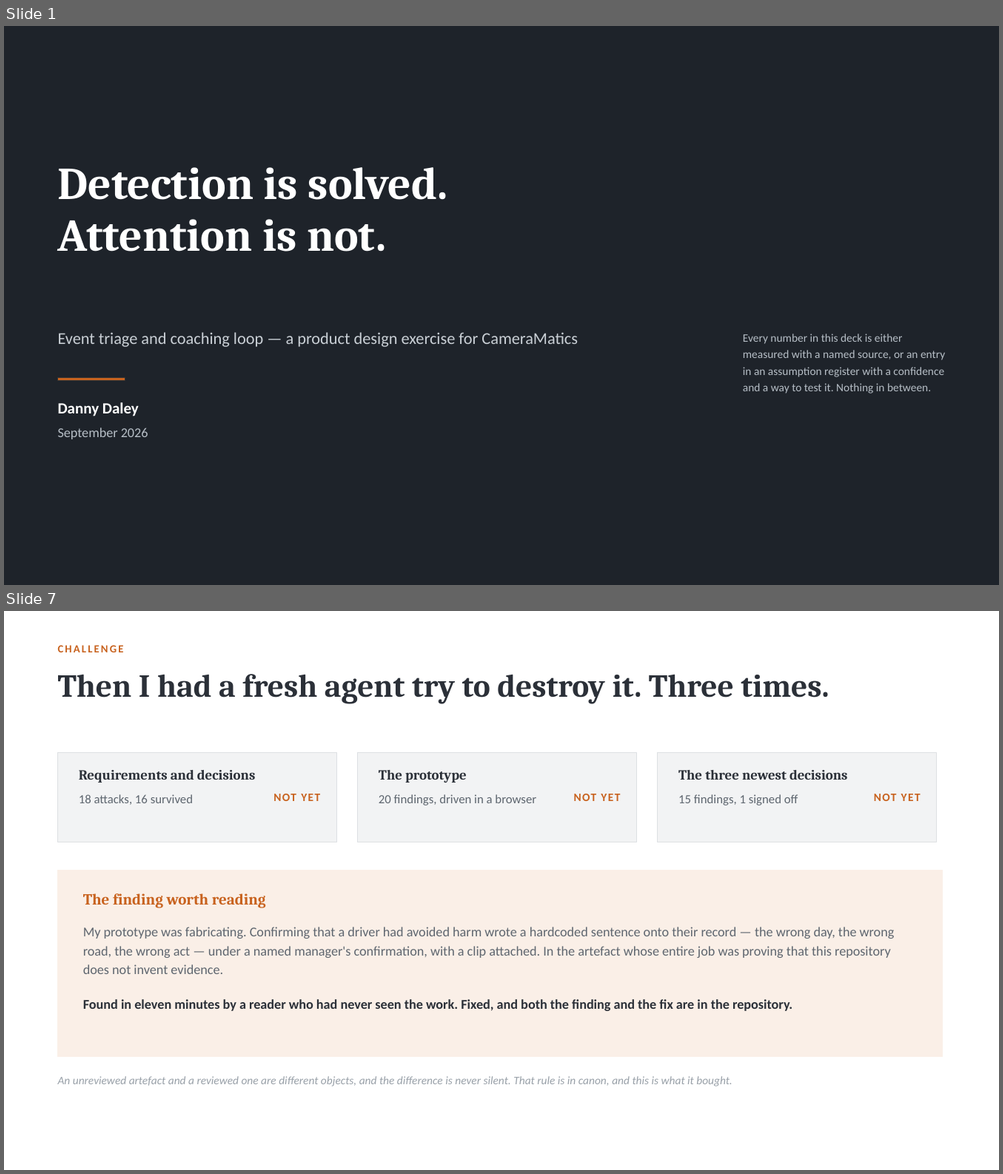
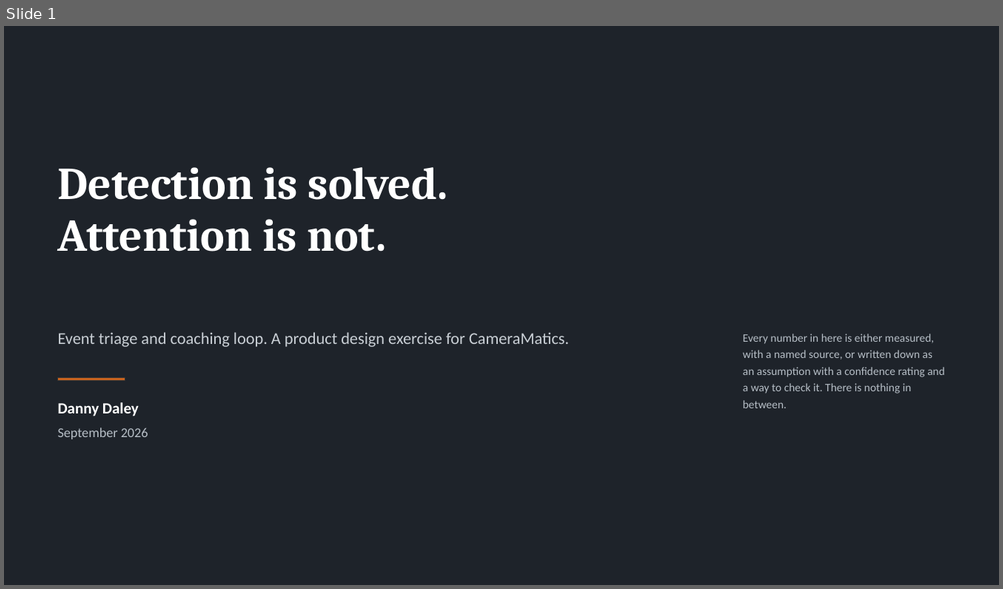
Before and after one commit to dannydaley76/cameramatics-product-brain, a slide deck: Claude outputs/cameramatics-danny-daley.pptx. Shown one above the other, each under a label of ours: slides 1 and 7 before the commit, slide 1 after it; the slides between them are not shown. The pictures are 1003x1174 and 1003x589 pixels, drawn with LibreOffice and Linux fonts; fonts in the diff are those of the drawing. Boxes give left, top, right and bottom in pixels: in the first picture for what was removed or moved away, otherwise in the second. Text is boxed around its words. In the diff, an @@ line names an element or a change of style, - is before the commit and + after.

```diff
--- a/Claude outputs/cameramatics-danny-daley.pptx
+++ b/Claude outputs/cameramatics-danny-daley.pptx
@@ slide 7 removed at box(4, 611, 999, 1170), background #FFFFFF @@
@@ text removed at box(58, 645, 124, 652) @@
-CHALLENGE
@@ text removed at box(58, 674, 828, 704) @@
-Then I had a fresh agent try to destroy it. Three times.
@@ rectangle removed at box(58, 753, 337, 843) @@
@@ rectangle removed at box(358, 753, 637, 843) @@
@@ rectangle removed at box(657, 753, 936, 843) @@
@@ text removed at box(79, 770, 255, 783) @@
-Requirements and decisions
@@ text removed at box(378, 770, 466, 783) @@
-The prototype
@@ text removed at box(678, 770, 847, 780) @@
-The three newest decisions
@@ text removed at box(79, 795, 193, 805) @@
-18 attacks, 16 survived
@@ text removed at box(273, 794, 320, 801) @@
-NOT YET
@@ text removed at box(378, 795, 536, 806) @@
-20 findings, driven in a browser
@@ text removed at box(574, 794, 620, 801) @@
-NOT YET
@@ text removed at box(678, 795, 798, 806) @@
-15 findings, 1 signed off
@@ text removed at box(874, 794, 920, 801) @@
-NOT YET
@@ rectangle removed at box(58, 871, 942, 1057) @@
@@ text removed at box(83, 894, 266, 908) @@
-The finding worth reading
@@ text removed at box(83, 927, 894, 974) @@
-My prototype was fabricating. Confirming that a driver had avoided harm wrote a hardcoded sentence onto their record — the wrong day, the wrong road, the wrong act — under a named manager's confirmation, with a clip attached. In the artefact whose entire job was proving that this repository does not invent evidence.
@@ text removed at box(83, 999, 792, 1011) @@
-Found in eleven minutes by a reader who had never seen the work. Fixed, and both the finding and the fix are in the repository.
@@ text removed at box(58, 1076, 732, 1087) @@
-An unreviewed artefact and a reviewed one are different objects, and the difference is never silent. That rule is in canon, and this is what it bought.
@@ slide 1 changed as well @@
@@ text at box(58, 332, 569, 347): text changed @@
-Event triage and coaching loop — a product design exercise for CameraMatics
+Event triage and coaching loop. A product design exercise for CameraMatics.
@@ text at box(743, 334, 945, 409): text changed @@
-Every number in this deck is either measured with a named source, or an entry in an assumption register with a confidence and a way to test it. Nothing in between.
+Every number in here is either measured, with a named source, or written down as an assumption with a confidence rating and a way to check it. There is nothing in between.
```
Also in this commit, not shown: 14 other slides changed, 5 slides added, 5 other slides removed, 1 other file.
